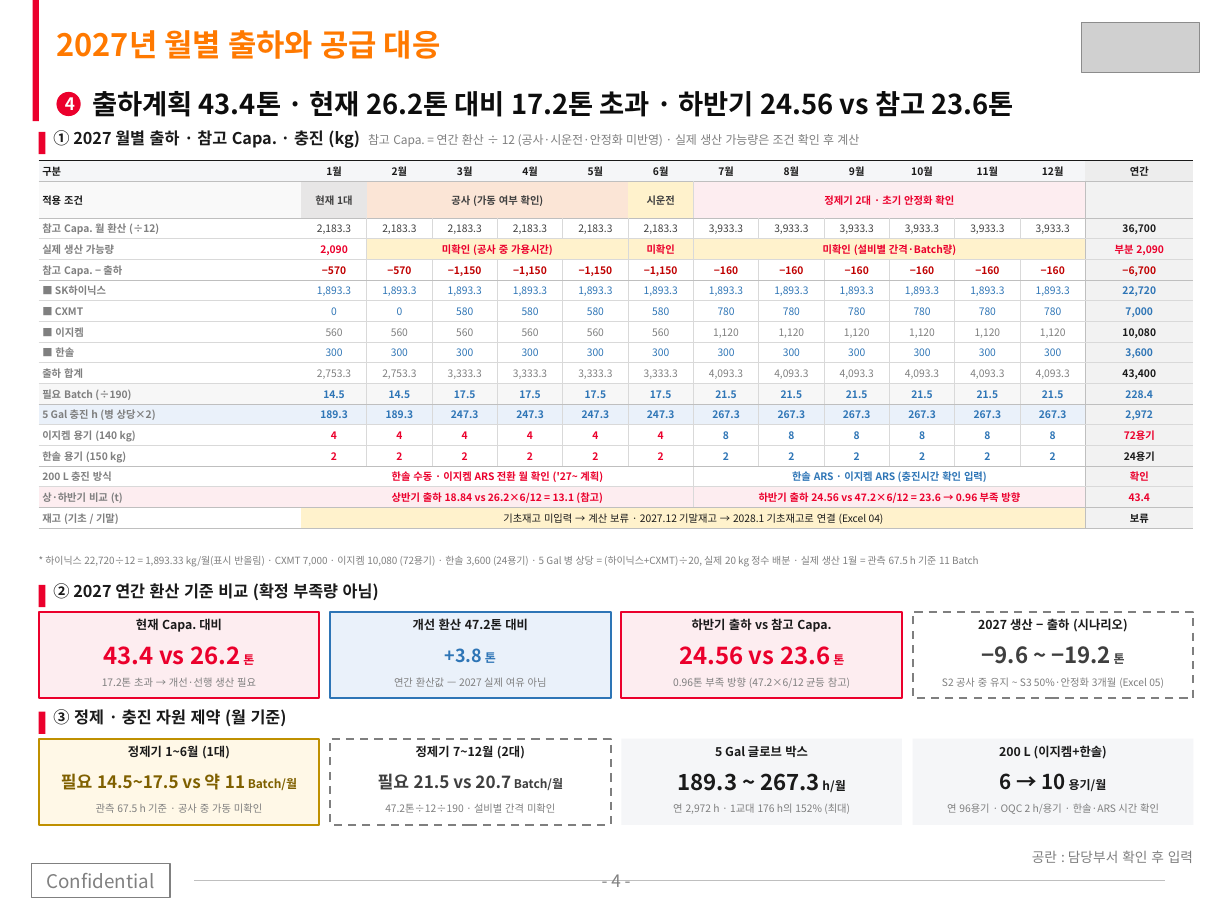
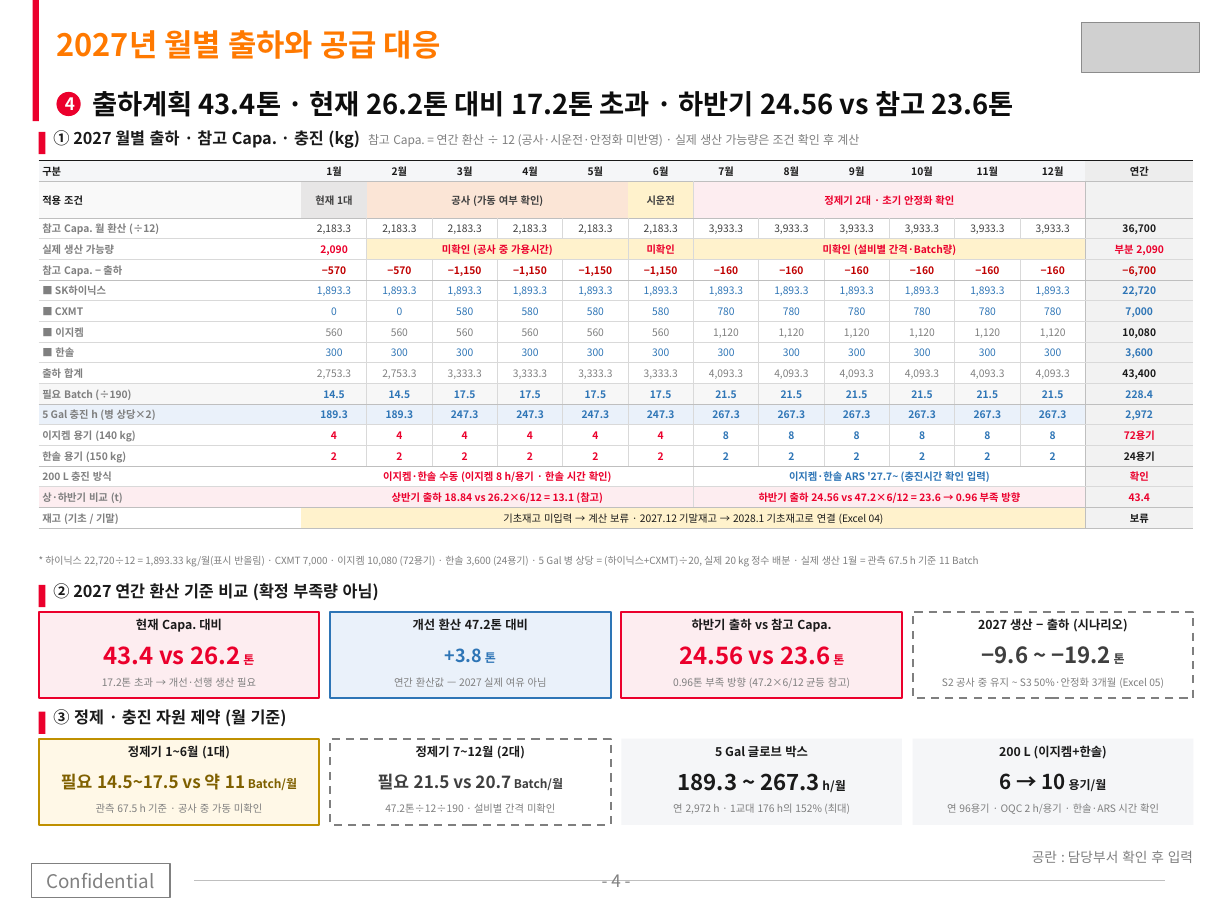
Before and after one commit to Jameskim25/-, a slide deck: slide 4 of SKTC_CpZr_Capacity_Reflux_Roadmap_2027_2028.pptx. Drawn at 1232x924 pixels with LibreOffice and Linux fonts; fonts in the diff are those of the drawing; grey boxes stand for pictures. Boxes give left, top, right and bottom in pixels: in the first picture for what was removed or moved away, otherwise in the second. Text is boxed around its words. In the diff, an @@ line names an element or a change of style, - is before the commit and + after.

```diff
--- a/SKTC_CpZr_Capacity_Reflux_Roadmap_2027_2028.pptx
+++ b/SKTC_CpZr_Capacity_Reflux_Roadmap_2027_2028.pptx
@@ table at (38, 160, 1191, 528) @@
-row 15, column 2: 한솔 수동 · 이지켐 ARS 전환 월 확인 ('27~ 계획)
+row 15, column 2: 이지켐·한솔 수동 (이지켐 8 h/용기 · 한솔 시간 확인)
-row 15, column 8: 한솔 ARS · 이지켐 ARS (충진시간 확인 입력)
+row 15, column 8: 이지켐·한솔 ARS '27.7~ (충진시간 확인 입력)
```
Also in this commit, not shown: 2 other slides changed, 3 other files.
